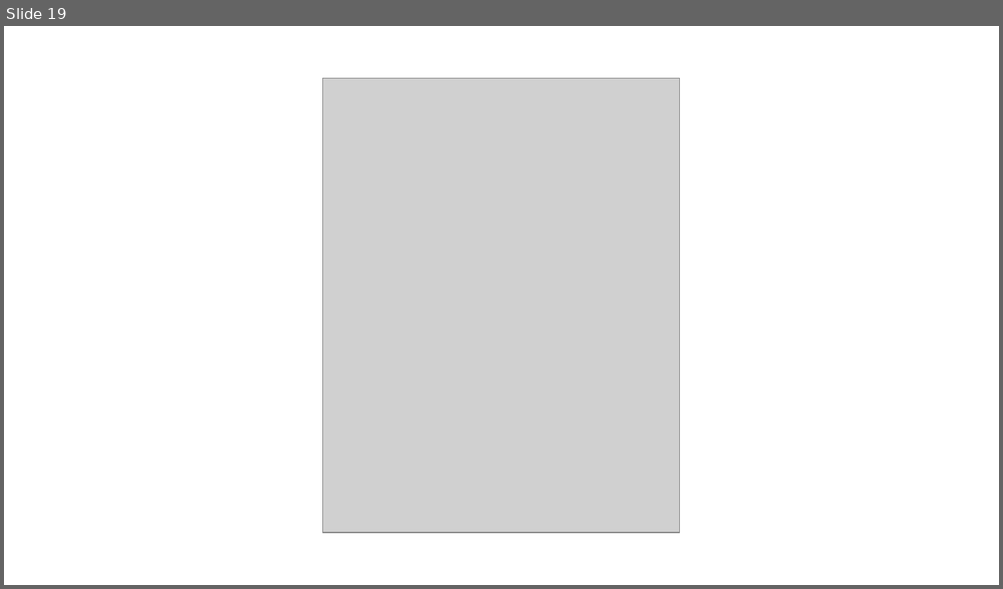
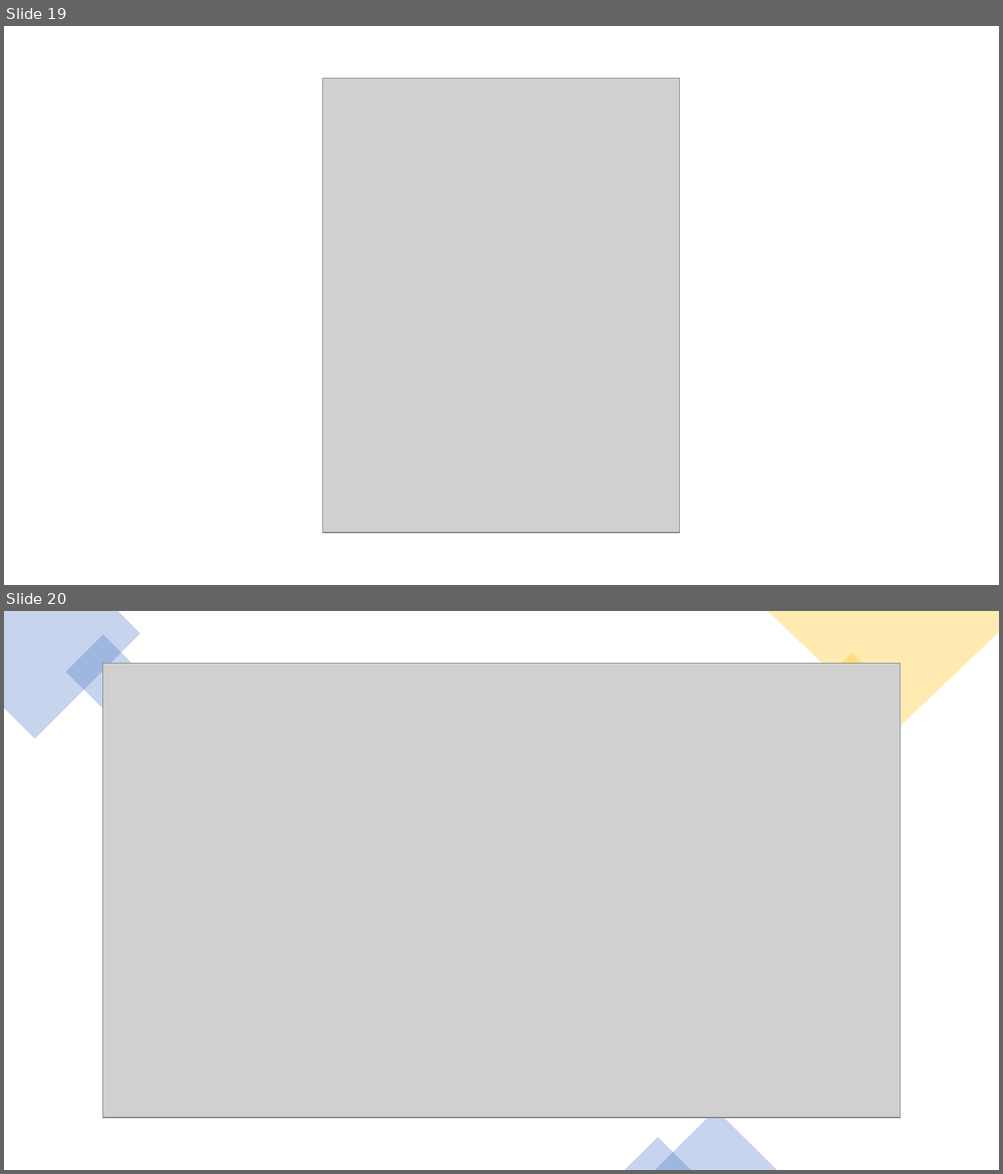
Before and after one commit to bhagyeshmawale/BottleneckPrediction, a slide deck: Machine Learning Training.pptx. Shown one above the other, each under a label of ours: slide 19 before the commit, slides 19 and 20 after it. The pictures are 1003x589 and 1003x1174 pixels, drawn with LibreOffice and Linux fonts; fonts in the diff are those of the drawing; grey boxes stand for pictures. Boxes give left, top, right and bottom in pixels: in the first picture for what was removed or moved away, otherwise in the second. Text is boxed around its words. In the diff, an @@ line names an element or a change of style, - is before the commit and + after.

```diff
--- a/Machine Learning Training.pptx
+++ b/Machine Learning Training.pptx
@@ slide 20 added at (x1=4, y1=611, x2=999, y2=1170), background #FFFFFF @@
@@ freeform shape added at (x1=4, y1=611, x2=141, y2=739), fill #4472C4 at 30% opacity @@
@@ freeform shape added at (x1=767, y1=611, x2=999, y2=732), fill #FFC000 at 30% opacity @@
@@ rectangle added at (x1=66, y1=635, x2=141, y2=709), fill #4472C4 at 30% opacity @@
@@ rectangle added at (x1=811, y1=653, x2=891, y2=732), fill #FFC000 at 30% opacity @@
@@ picture added at (x1=102, y1=664, x2=900, y2=1118) @@
@@ triangle added at (x1=654, y1=1111, x2=777, y2=1170), fill #4472C4 at 30% opacity @@
@@ triangle added at (x1=625, y1=1138, x2=691, y2=1170), fill #4472C4 at 30% opacity @@
```
Also in this commit, not shown: 10 other slides added, 2 slides removed.
